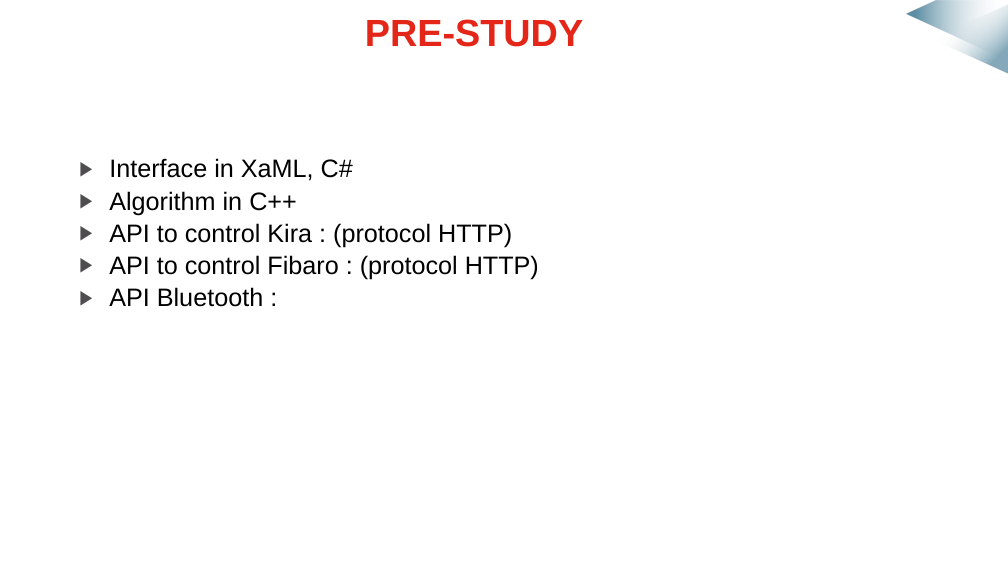
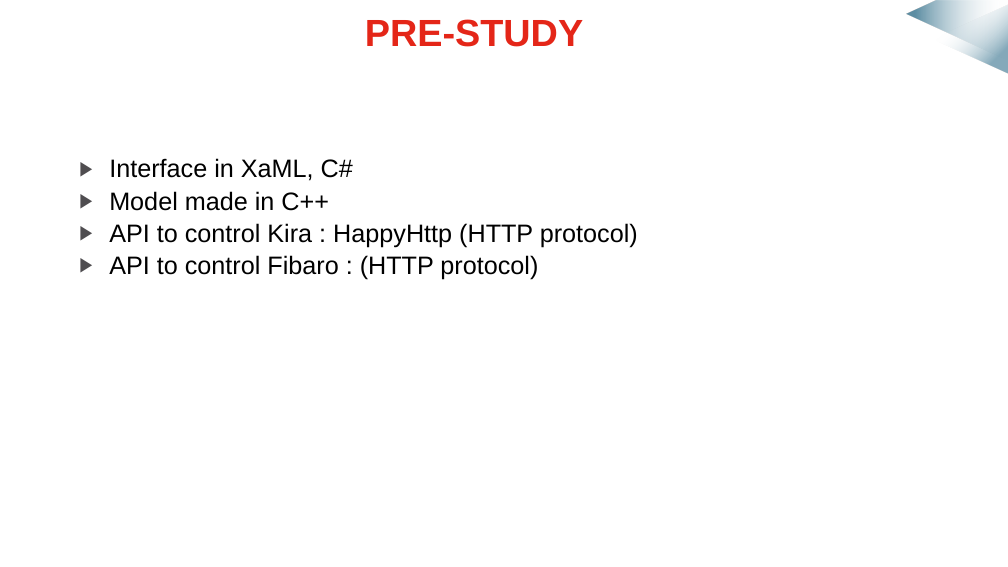
Before and after one commit to mmeven/EP_Domotique_Tablette, a slide deck: slide 10 of Rendu/Diapo_prototype_janvier.pptx (slide 4 before the commit). Drawn at 1008x567 pixels with LibreOffice and Linux fonts; fonts in the diff are those of the drawing; background and template pictures are left out. Boxes give left, top, right and bottom in pixels: in the first picture for what was removed or moved away, otherwise in the second. Text is boxed around its words. In the diff, an @@ line names an element or a change of style, - is before the commit and + after.

```diff
--- a/Rendu/Diapo_prototype_janvier.pptx
+++ b/Rendu/Diapo_prototype_janvier.pptx
@@ text at [109,191,638,280]: text changed @@
-▶ Algorithm in C++
-▶ API to control Kira : (protocol HTTP)
-▶ API to control Fibaro : (protocol HTTP)
-▶ API Bluetooth :
+▶ Model made in C++
+▶ API to control Kira : HappyHttp (HTTP protocol)
+▶ API to control Fibaro : (HTTP protocol)
```
Also in this commit, not shown: 3 other slides changed, 9 slides added.
